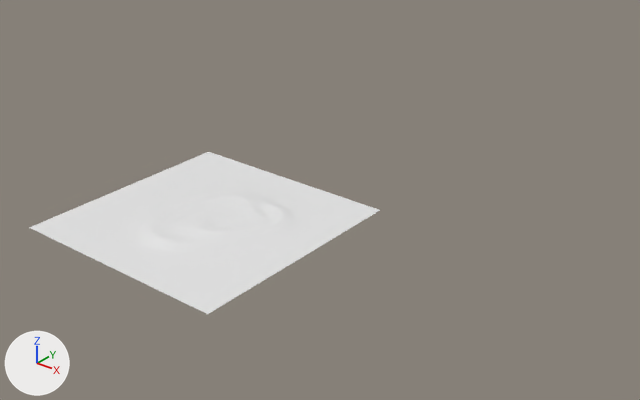
The glTF model gameserver/res/world_tiles/tile_0_0.glb, before and after one commit.
Camera for both pictures: a 50 mm camera at (286.0, -172.0, 164.0) aimed at (70.0, 98.0, -4.0). Every picture has the same lights, and +X, +Y and +Z are marked at lower left. The picture after the commit comes second.

Objects in the first picture: 'tile_0_0'.
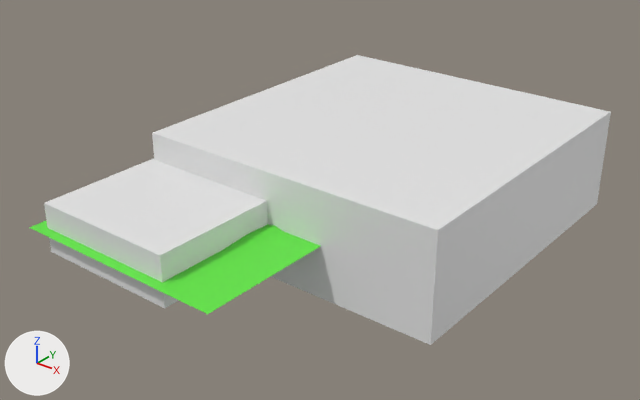
The change, as a list of edits to the scene's bpy script:
```text
Add mat_terrain:
    mat_terrain = principled_material('terrain')
    mat_terrain.base_color = (0.122, 0.8, 0.0567)  # green #62e743
Change me_plane_002:
    where me_plane_002.from_pydata(...)  # 543 vertices, 1056 faces; spans x -125.0..-25.0, y -125.0..-25.0, z 0.0..2.2
    add me_plane_002.materials.append(mat_terrain)  # green #62e743
Add me_cube_001:
    me_cube_001.from_pydata(...)  # a box spanning x -27.7..115.8, y -53.3..94.9, z -23.4..23.4
Add me_cube:
    me_cube.from_pydata(...)  # a box spanning x 5.9..72.8, y 4.5..73.6, z -10.9..10.9
Add ob_grassvolume_2:
    ob_grassvolume_2 = bpy.data.objects.new('GrassVolume_2', me_cube_001)
    ob_grassvolume_2.location = (34.9, 113.9, 0.0)
Add ob_grassvolume_1:
    ob_grassvolume_1 = bpy.data.objects.new('GrassVolume_1', me_cube)
    ob_grassvolume_1.location = (0.0, 0.0, 0.0)
```

Boxes (x1, y1, x2, y2) around the edits, measured in the pictures (640 x 400 px):
'GrassVolume_2', added
    after: (152, 55, 611, 345)
'tile_0_0', recoloured (white to green)
    both: (29, 221, 320, 314)
'GrassVolume_1', added
    after: (44, 158, 268, 308)
